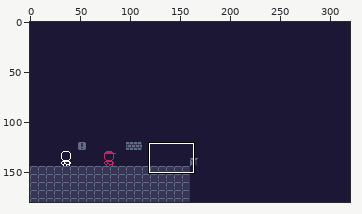
Pixel-art file -- other/lookdev.aseprite. Above: a wide view before the commit, with the close-up outlined.
Close-up. Earlier state:
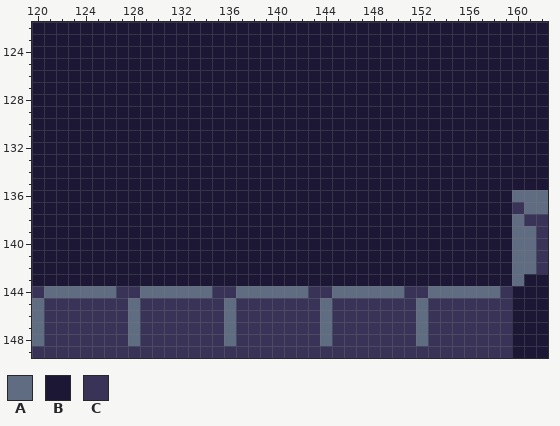
320x180 pixels, 1 frame. Shown: x 120..162, y 122..149. The commit also changed other parts of the picture, which this record leaves out.
Visible layers, top first: "Player-Red", "Player", "blocks", "bg".
Palette (. is transparent): A #606c81  B #1c1734  C #393457
Pixels before, first column x 120:
122 BBBBBBBBBBBBBBBBBBBBBBBBBBBBBBBBBBBBBBBBBBB
123 BBBBBBBBBBBBBBBBBBBBBBBBBBBBBBBBBBBBBBBBBBB
124 BBBBBBBBBBBBBBBBBBBBBBBBBBBBBBBBBBBBBBBBBBB
125 BBBBBBBBBBBBBBBBBBBBBBBBBBBBBBBBBBBBBBBBBBB
126 BBBBBBBBBBBBBBBBBBBBBBBBBBBBBBBBBBBBBBBBBBB
127 BBBBBBBBBBBBBBBBBBBBBBBBBBBBBBBBBBBBBBBBBBB
128 BBBBBBBBBBBBBBBBBBBBBBBBBBBBBBBBBBBBBBBBBBB
129 BBBBBBBBBBBBBBBBBBBBBBBBBBBBBBBBBBBBBBBBBBB
130 BBBBBBBBBBBBBBBBBBBBBBBBBBBBBBBBBBBBBBBBBBB
131 BBBBBBBBBBBBBBBBBBBBBBBBBBBBBBBBBBBBBBBBBBB
132 BBBBBBBBBBBBBBBBBBBBBBBBBBBBBBBBBBBBBBBBBBB
133 BBBBBBBBBBBBBBBBBBBBBBBBBBBBBBBBBBBBBBBBBBB
134 BBBBBBBBBBBBBBBBBBBBBBBBBBBBBBBBBBBBBBBBBBB
135 BBBBBBBBBBBBBBBBBBBBBBBBBBBBBBBBBBBBBBBBBBB
136 BBBBBBBBBBBBBBBBBBBBBBBBBBBBBBBBBBBBBBBBAAA
137 BBBBBBBBBBBBBBBBBBBBBBBBBBBBBBBBBBBBBBBBCAA
138 BBBBBBBBBBBBBBBBBBBBBBBBBBBBBBBBBBBBBBBBACC
139 BBBBBBBBBBBBBBBBBBBBBBBBBBBBBBBBBBBBBBBBAAC
140 BBBBBBBBBBBBBBBBBBBBBBBBBBBBBBBBBBBBBBBBAAC
141 BBBBBBBBBBBBBBBBBBBBBBBBBBBBBBBBBBBBBBBBAAC
142 BBBBBBBBBBBBBBBBBBBBBBBBBBBBBBBBBBBBBBBBAAC
143 BBBBBBBBBBBBBBBBBBBBBBBBBBBBBBBBBBBBBBBBABB
144 CAAAAAACCAAAAAACCAAAAAACCAAAAAACCAAAAAACBBB
145 ACCCCCCCACCCCCCCACCCCCCCACCCCCCCACCCCCCCBBB
146 ACCCCCCCACCCCCCCACCCCCCCACCCCCCCACCCCCCCBBB
147 ACCCCCCCACCCCCCCACCCCCCCACCCCCCCACCCCCCCBBB
148 ACCCCCCCACCCCCCCACCCCCCCACCCCCCCACCCCCCCBBB
149 CCCCCCCCCCCCCCCCCCCCCCCCCCCCCCCCCCCCCCCCBBB
Now the later version:
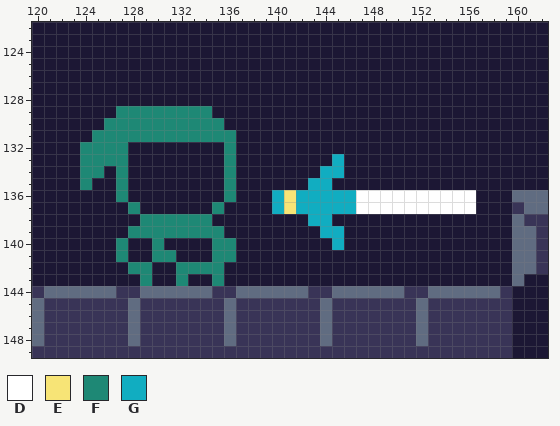
Colours new in this view: D #ffffff  E #f7e476  F #1e8875  G #11adc1
The edit:
{"change": "layer \"Player-Green\" added"}
{"where": "layer \"Player-Green\""}
{"y":129,"x":127,"old":"BBBBBBBB","new":"FFFFFFFF"}
{"y":130,"x":126,"old":"BBBBBBBBBB","new":"FFFFFFFFFF"}
{"y":131,"x":125,"old":"BBBBBBBBBBBB","new":"FFFFFFFFFFFF"}
{"y":132,"x":124,"old":"BBBB","new":"FFFF"}
{"y":132,"x":136,"old":"B","new":"F"}
{"y":133,"x":124,"old":"BBBB","new":"FFFF"}
{"y":133,"x":136,"old":"B","new":"F"}
{"y":133,"x":145,"old":"B","new":"G"}
{"y":134,"x":124,"old":"BB","new":"FF"}
{"y":134,"x":127,"old":"B","new":"F"}
{"y":134,"x":136,"old":"B","new":"F"}
{"y":134,"x":144,"old":"BB","new":"GG"}
{"y":135,"x":124,"old":"B","new":"F"}
{"y":135,"x":127,"old":"B","new":"F"}
{"y":135,"x":136,"old":"B","new":"F"}
{"y":135,"x":143,"old":"BB","new":"GG"}
{"y":136,"x":127,"old":"B","new":"F"}
{"y":136,"x":136,"old":"B","new":"F"}
{"y":136,"x":140,"old":"BBBBBBBBBBBBBBBBB","new":"GEGGGGGDDDDDDDDDD"}
{"y":137,"x":128,"old":"B","new":"F"}
{"y":137,"x":135,"old":"B","new":"F"}
{"y":137,"x":140,"old":"BBBBBBBBBBBBBBBBB","new":"GEGGGGGDDDDDDDDDD"}
{"y":138,"x":129,"old":"BBBBBB","new":"FFFFFF"}
{"y":138,"x":143,"old":"BB","new":"GG"}
{"y":139,"x":128,"old":"BBBBBBBB","new":"FFFFFFFF"}
{"y":139,"x":144,"old":"BB","new":"GG"}
{"y":140,"x":127,"old":"B","new":"F"}
{"y":140,"x":130,"old":"B","new":"F"}
{"y":140,"x":135,"old":"BB","new":"FF"}
{"y":140,"x":145,"old":"B","new":"G"}
{"y":141,"x":127,"old":"B","new":"F"}
{"y":141,"x":130,"old":"BB","new":"FF"}
{"y":141,"x":135,"old":"BB","new":"FF"}
{"y":142,"x":128,"old":"BB","new":"FF"}
{"y":142,"x":132,"old":"BBBB","new":"FFFF"}
{"y":143,"x":129,"old":"B","new":"F"}
{"y":143,"x":132,"old":"B","new":"F"}
{"y":143,"x":135,"old":"B","new":"F"}
